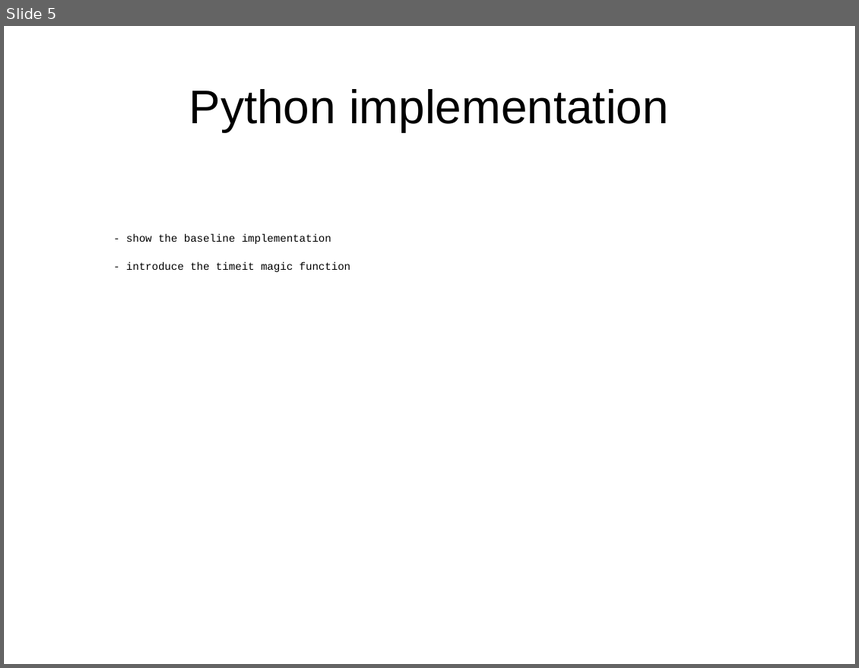
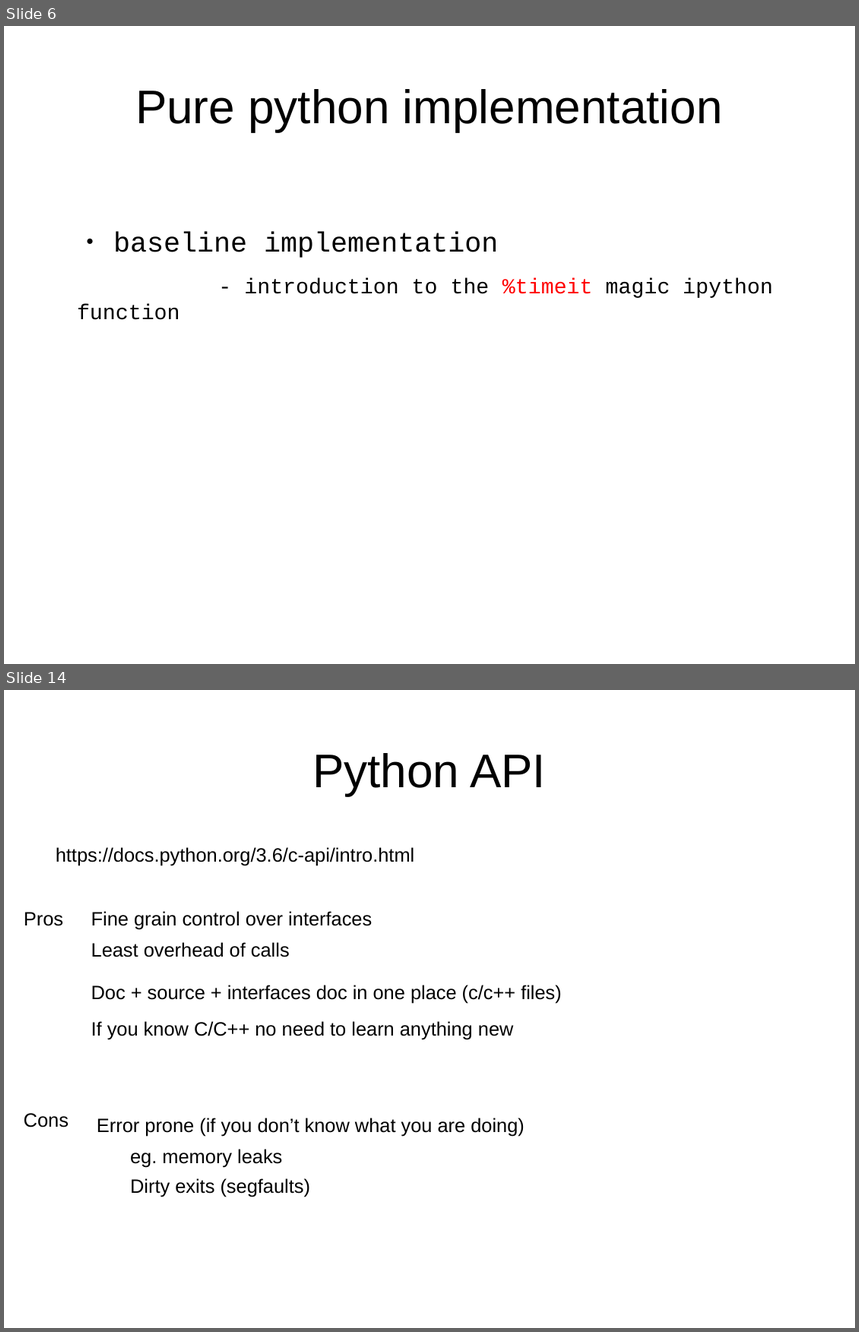
Before and after one commit to mherkazandjian/python_optimization_demo, a slide deck: 2017-10-11-developer_workshop_4_hans_on_optmization_with_python.odp. Shown one above the other, each under a label of ours: slide 5 before the commit, slides 6 and 14 after it; the slides between them are not shown. The pictures are 859x668 and 859x1332 pixels, drawn with LibreOffice and Linux fonts; fonts in the diff are those of the drawing. Boxes give left, top, right and bottom in pixels: in the first picture for what was removed or moved away, otherwise in the second. Text is boxed around its words. In the diff, an @@ line names an element or a change of style, - is before the commit and + after.

Commit message:
clean pure python example
add example to the notebook

```diff
--- a/2017-10-11-developer_workshop_4_hans_on_optmization_with_python.odp
+++ b/2017-10-11-developer_workshop_4_hans_on_optmization_with_python.odp
@@ slide 14 added at [4, 690, 855, 1328], background #FFFFFF @@
@@ title added at [313, 753, 546, 796], 44 pt, text #000000 @@
+Python API
@@ text added at [56, 847, 415, 866], 18 pt, text #000000 @@
+https://docs.python.org/3.6/c-api/intro.html
@@ text added at [24, 912, 63, 926], 18 pt, text #000000 @@
+Pros
@@ text added at [91, 911, 372, 929], 18 pt, text #000000 @@
+Fine grain control over interfaces
@@ text added at [91, 942, 290, 958], 18 pt, text #000000 @@
+Least overhead of calls
@@ text added at [91, 985, 562, 1004], 18 pt, text #000000 @@
+Doc + source + interfaces doc in one place (c/c++ files)
@@ text added at [91, 1021, 514, 1040], 18 pt, text #000000 @@
+If you know C/C++ no need to learn anything new
@@ text added at [24, 1113, 69, 1128], 18 pt, text #000000 @@
+Cons
@@ text added at [97, 1118, 525, 1136], 18 pt, text #000000 @@
+Error prone (if you don’t know what you are doing)
@@ text added at [130, 1149, 282, 1168], 18 pt, text #000000 @@
+eg. memory leaks
@@ text added at [130, 1179, 311, 1197], 18 pt, text #000000 @@
+Dirty exits (segfaults)
@@ what was slide 5 is now slide 6 @@
@@ slide 6 changed as well @@
@@ title at [135, 89, 723, 132]: text changed @@
-Python implementation
+Pure python implementation
@@ text at [77, 232, 773, 320]: text changed; size 10 to 20 pt @@
-- show the baseline implementation
-- introduce the timeit magic function
+● baseline implementation
+- introduction to the %timeit magic ipython function
```
Also in this commit, not shown: 5 other slides changed, 10 other slides added, 1 slide removed, 7 other files.
